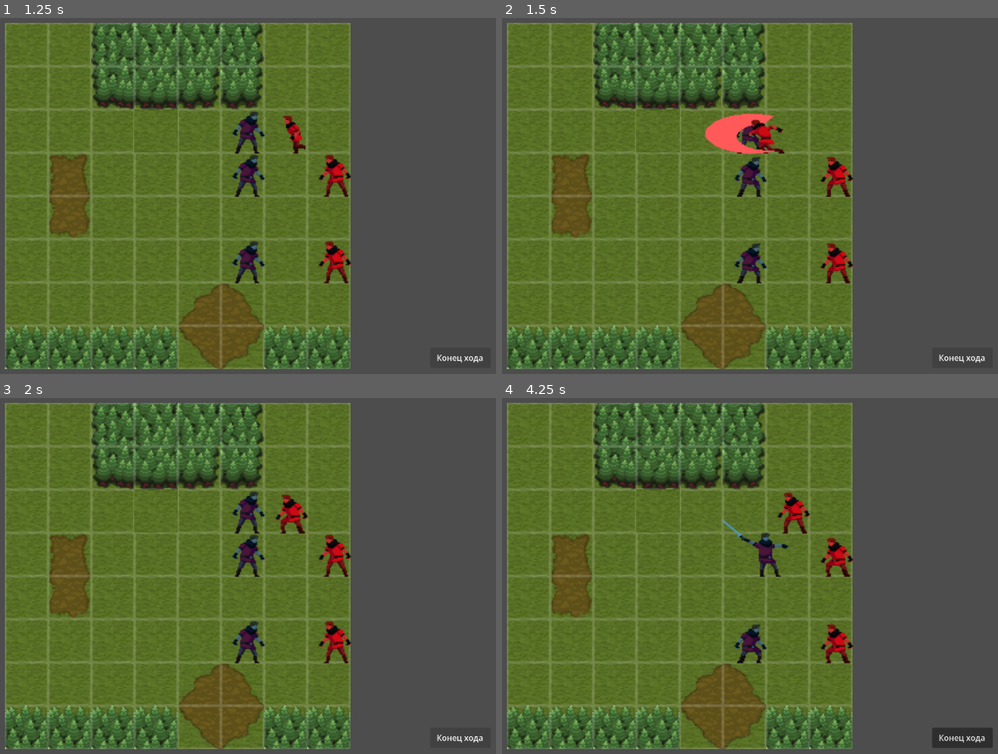
Above: before the commit, frames 1-4 (two rows, left to right).
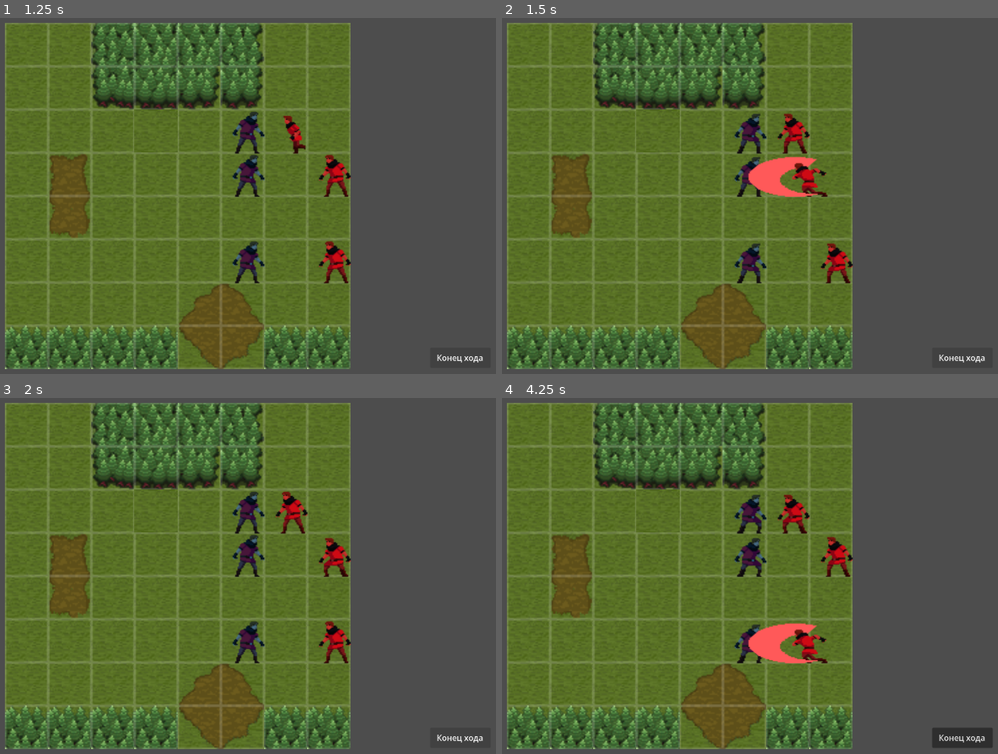
Above: after the commit, the same moments.

Repository: mikhalenkoilya/GodotTest
Game: Godot game, scene res://scenes/world.tscn
The game is run twice, just before and just after one commit, with the same random seed, the same clock (stepped at 60 frames per second) and the same inputs. This scene is started directly instead of the project's main scene.
Inputs (mouse positions are in pixels of both pictures, inside the frame that each line leads up to):
- Up to frame 1 (1.25 s): click "Конец хода" at 0.5 s
- Up to frame 2 (1.5 s): click "Конец хода" at 1.25 s
- Up to frame 3 (2 s): no input
- Up to frame 4 (4.25 s): click "Конец хода" at 2 s; tap Enter at 2.75 s; move the mouse to (819, 558) at 2.77 s; hold Keypad Enter (end_turn) 2.78-3.53 s; click (819, 558) at 2.92 s; tap Space at 3.02, 3.77 s; move the mouse to (551, 593) at 3.52 s; tap Keypad Enter (end_turn) at 3.6 s; click (551, 593) at 3.67 s

Frame 1 is identical in both runs. In frame 2, 3.0% of the frame differs, in the area x 40-71%, y 26-51%; in frame 3, 0.7%; in frame 4, 3.0%, in the area x 44-71%, y 26-75%.

Commit message:
cross shape

Diff:
--- a/turn-based-test/Scripts/TurnManager.gd
+++ b/turn-based-test/Scripts/TurnManager.gd
@@ -165,33 +165,48 @@
 		# Проверка: является ли клетка допустимой целью атаки
 		var is_valid_target = target_cell in highlighted_cells
 
-		if target_cell == actor_cell or not is_valid_target:
-			# ✅ REMOVED: _complete_actor_turn()
-			# Clicking an empty/invalid cell now does nothing.
-			# Player must explicitly use the "Конец хода" button to skip the attack phase.
+		if not is_valid_target:
+			_complete_actor_turn()
 			return
 
-		var target_enemy = _get_actor_at_cell(target_cell, enemy_actors)
-		if target_enemy:
-			var attacker = selected_actor
-			var target = target_enemy
-			await attacker.perform_attack(target)
-
-			if is_instance_valid(attacker) and is_instance_valid(target) and not target.is_dead:
-				await target.take_damage(attacker.attack_damage, attacker.attack_type)
-
-				# 🔄 Ответная атака (ТОЛЬКО если атакующий находится в зоне действия паттерна атаки цели)
-				var defender_cell = tile_map.local_to_map(tile_map.to_local(target.global_position))
-				var attacker_cell = tile_map.local_to_map(tile_map.to_local(attacker.global_position))
-
-				if not target.is_dead and target.class_data and target.remaining_counter_attacks > 0 and _is_cell_in_attack_pattern(defender_cell, attacker_cell, target):
-					target.remaining_counter_attacks -= 1
-					print("🔄 %s выполняет ответную атаку по %s! (Осталось: %d)" % [target.name, attacker.name, target.remaining_counter_attacks])
-					await target.perform_attack(attacker)
-					if is_instance_valid(attacker) and not attacker.is_dead:
-						await attacker.take_damage(target.attack_damage, target.attack_type)
-
-			_complete_actor_turn()
+		var attacker = selected_actor
+		var pattern = attacker.class_data.attack_pattern if attacker.class_data else null
+
+		if pattern and not pattern.relative_cells.is_empty():
+			# Атакуем ВСЕХ врагов в пределах паттерна относительно клетки атакующего
+			for offset in pattern.relative_cells:
+				var check_cell = actor_cell + offset
+				var target_enemy = _get_actor_at_cell(check_cell, enemy_actors)
+				if target_enemy:
+					print("⚔️ %s атакует %s в клетке %s" % [attacker.name, target_enemy.name, check_cell])
+					await attacker.perform_attack(target_enemy)
+					await get_tree().create_timer(0.2).timeout
+
+					if is_instance_valid(attacker) and is_instance_valid(target_enemy) and not target_enemy.is_dead:
+						await target_enemy.take_damage(attacker.attack_damage, attacker.attack_type)
+
+						# 🔄 Ответная атака
+						if not target_enemy.is_dead and target_enemy.class_data and target_enemy.remaining_counter_attacks > 0:
+							target_enemy.remaining_counter_attacks -= 1
+							print("🔄 %s выполняет ответную атаку по %s! (Осталось: %d)" % [target_enemy.name, attacker.name, target_enemy.remaining_counter_attacks])
+							await target_enemy.perform_attack(attacker)
+							if is_instance_valid(attacker) and not attacker.is_dead:
+								await attacker.take_damage(target_enemy.attack_damage, target_enemy.attack_type)
+		else:
+			# Fallback: одиночная атака по кликнутой цели (если паттерн не задан)
+			var target_enemy = _get_actor_at_cell(target_cell, enemy_actors)
+			if target_enemy:
+				await attacker.perform_attack(target_enemy)
+				if is_instance_valid(attacker) and is_instance_valid(target_enemy) and not target_enemy.is_dead:
+					await target_enemy.take_damage(attacker.attack_damage, attacker.attack_type)
+
+					if not target_enemy.is_dead and target_enemy.class_data and target_enemy.remaining_counter_attacks > 0:
+						target_enemy.remaining_counter_attacks -= 1
+						await target_enemy.perform_attack(attacker)
+						if is_instance_valid(attacker) and not attacker.is_dead:
+							await attacker.take_damage(target_enemy.attack_damage, target_enemy.attack_type)
+
+		_complete_actor_turn()
 
 func _switch_to_attack_phase() -> void:
 	current_phase = Phase.ATTACK
--- a/turn-based-test/data/AttackShapes/cross_1.tres
+++ b/turn-based-test/data/AttackShapes/cross_1.tres
@@ -6,5 +6,5 @@
 script = ExtResource("1_55jme")
 pattern_name = "Melee Cross"
 max_range_heuristic = 2
-relative_cells = Array[Vector2i]([Vector2i(0, -1), Vector2i(0, -2), Vector2i(-1, 0), Vector2i(-2, 0), Vector2i(1, 0), Vector2i(2, 0), Vector2i(0, 1), Vector2i(0, 2)])
+relative_cells = Array[Vector2i]([Vector2i(0, -2), Vector2i(0, -1), Vector2i(-2, 0), Vector2i(-1, 0), Vector2i(2, 0), Vector2i(1, 0), Vector2i(0, 2), Vector2i(0, 1)])
 metadata/_custom_type_script = "uid://bii4bskxhjtt7"
--- a/turn-based-test/data/AttackShapes/diamond_3.tres
+++ b/turn-based-test/data/AttackShapes/diamond_3.tres
@@ -4,15 +4,7 @@
 
 [resource]
 script = ExtResource("1_lom7s")
-metadata/_custom_type_script = "uid://bii4bskxhjtt7"
 pattern_name = "Diamond Range 3"
 max_range_heuristic = 3
-relative_cells = Array[Vector2i]([
-    Vector2i(0, -3),
-    Vector2i(-1, -2), Vector2i(0, -2), Vector2i(1, -2),
-    Vector2i(-2, -1), Vector2i(-1, -1), Vector2i(0, -1), Vector2i(1, -1), Vector2i(2, -1),
-    Vector2i(-3, 0), Vector2i(-2, 0), Vector2i(-1, 0), Vector2i(0, 0), Vector2i(1, 0), Vector2i(2, 0), Vector2i(3, 0),
-    Vector2i(-2, 1), Vector2i(-1, 1), Vector2i(0, 1), Vector2i(1, 1), Vector2i(2, 1),
-    Vector2i(-1, 2), Vector2i(0, 2), Vector2i(1, 2),
-    Vector2i(0, 3),
-])
+relative_cells = Array[Vector2i]([Vector2i(0, -3), Vector2i(-1, -2), Vector2i(0, -2), Vector2i(1, -2), Vector2i(-2, -1), Vector2i(-1, -1), Vector2i(0, -1), Vector2i(1, -1), Vector2i(2, -1), Vector2i(-3, 0), Vector2i(-2, 0), Vector2i(-1, 0), Vector2i(0, 0), Vector2i(1, 0), Vector2i(2, 0), Vector2i(3, 0), Vector2i(-2, 1), Vector2i(-1, 1), Vector2i(0, 1), Vector2i(1, 1), Vector2i(2, 1), Vector2i(-1, 2), Vector2i(0, 2), Vector2i(1, 2), Vector2i(0, 3)])
+metadata/_custom_type_script = "uid://bii4bskxhjtt7"
--- a/turn-based-test/data/AttackShapes/square_3x3.tres
+++ b/turn-based-test/data/AttackShapes/square_3x3.tres
@@ -5,5 +5,4 @@
 [resource]
 script = ExtResource("1_4x6it")
 pattern_name = "AoE 3x3"
-relative_cells = Array[Vector2i]([Vector2i(-1, -1), Vector2i(0, -1), Vector2i(1, -1), Vector2i(-1, 0), Vector2i(1, 0), Vector2i(-1, 1), Vector2i(0, 1), Vector2i(1, 1)])
 metadata/_custom_type_script = "uid://bii4bskxhjtt7"
--- a/turn-based-test/data/classes/warrior.tres
+++ b/turn-based-test/data/classes/warrior.tres
@@ -2,17 +2,16 @@
 
 [ext_resource type="Script" uid="uid://b217idjjy25pn" path="res://Scripts/class_data.gd" id="1_74vqn"]
 [ext_resource type="Resource" uid="uid://ei6ddmwsgq4a" path="res://data/AttackShapes/Square_3x3.tres" id="1_rqqb5"]
-[ext_resource type="SpriteFrames" uid="uid://dw1e26qqj12d6" path="res://ART/Sprites/Animations/warrior_sptires.res" id="2_agnmr"]
 [ext_resource type="Script" uid="uid://cqmosy6l3e36c" path="res://Scripts/skill_data.gd" id="3_8y3rw"]
 [ext_resource type="Resource" uid="uid://jsyxo3y6r5qu" path="res://data/skills/Swing.tres" id="4_i8kcp"]
+[ext_resource type="SpriteFrames" uid="uid://bywsnduprwm76" path="res://data/abilities/warrior.res" id="5_8y3rw"]
 
 [resource]
 script = ExtResource("1_74vqn")
-max_hp = 70
-attack_damage = 100
+max_hp = 80
 move_range = 2
 attack_pattern = ExtResource("1_rqqb5")
-sprite_frames = ExtResource("2_agnmr")
-max_armor = 10
+sprite_frames = ExtResource("5_8y3rw")
+max_armor = 15
 max_magic_resist = 15
 skills = Array[ExtResource("3_8y3rw")]([ExtResource("4_i8kcp")])
--- a/turn-based-test/data/skills/Swing.tres
+++ b/turn-based-test/data/skills/Swing.tres
@@ -1,7 +1,7 @@
 [gd_resource type="Resource" script_class="SkillData" format=3 uid="uid://jsyxo3y6r5qu"]
 
 [ext_resource type="Script" uid="uid://cqmosy6l3e36c" path="res://Scripts/skill_data.gd" id="1_8fa6j"]
-[ext_resource type="Resource" uid="uid://b0b1o7bwiww0n" path="res://data/AttackShapes/diamond_3.tres" id="1_ikrvj"]
+[ext_resource type="Resource" uid="uid://ei6ddmwsgq4a" path="res://data/AttackShapes/Square_3x3.tres" id="1_ikrvj"]
 
 [resource]
 script = ExtResource("1_8fa6j")
